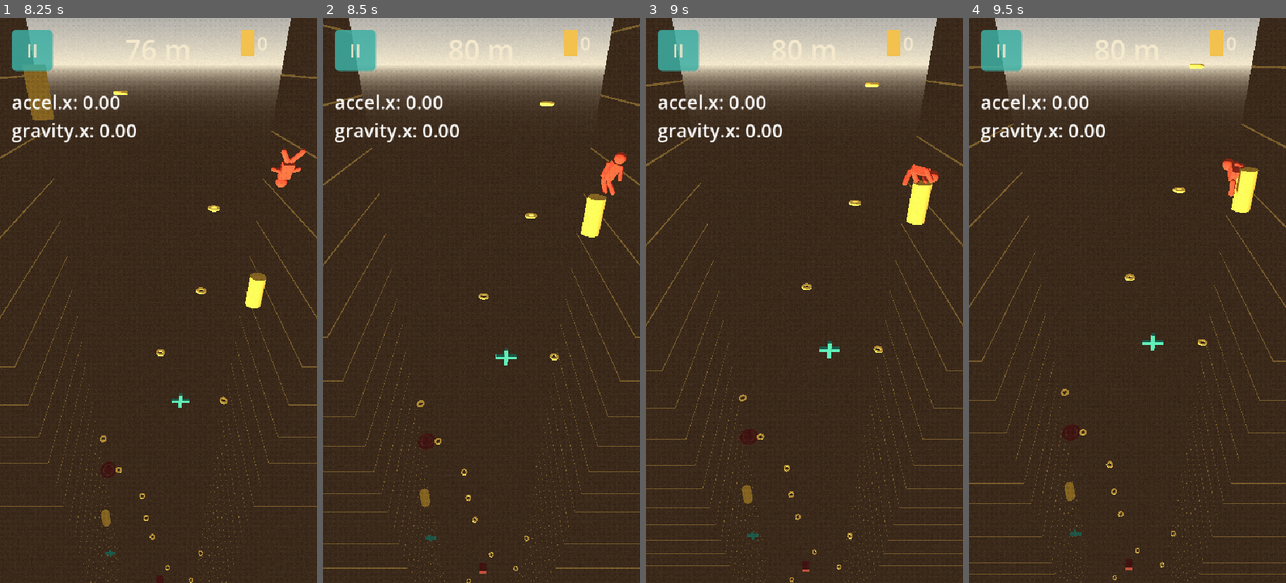
Above: before the commit, frames 1-4 (left to right).
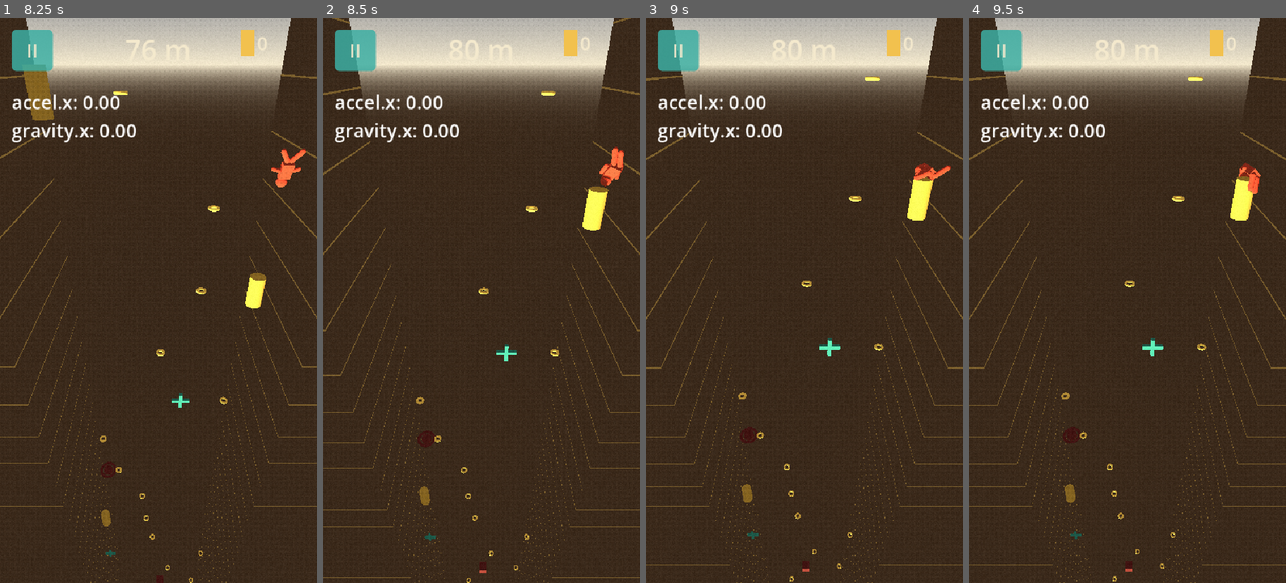
Above: after the commit, the same moments.

Repository: quvntvn/Hyperdive
Game: Godot game, scene res://scenes/game/main_game.tscn
Same seed, same stepped clock (60 frames per second), same inputs: the game is played once before the commit and once after it. This scene is started directly instead of the project's main scene.
Inputs (mouse positions are in pixels of both pictures, inside the frame that each line leads up to):
- Up to frame 1 (8.25 s): tap Enter at 0.5 s; move the mouse to (142, 413) at 0.52 s; hold D (move_right) 0.53-1.25 s; tap 1 at 0.6, 8.1 s; click (142, 413) at 0.67 s; drag from (253, 385) to (142, 413) at 1.27 s; move the mouse to (63, 215) at 2.02 s; hold A (move_left) 2.03-2.75 s; tap 3 at 2.1 s; drag from (174, 300) to (63, 215) at 2.77 s; move the mouse to (110, 159) at 3.52 s; hold S 3.53-4.25 s; tap 2 at 3.6 s; click "SANG" at 4.25 s; click "SKINS" at 5 s; click "THÈMES" at 5.75 s; click "FERMER" at 6.5 s; drag from (228, 272) to (110, 159) at 7.27 s; move the mouse to (95, 328) at 8.02 s; hold D (move_right) from 8.03 s (still down); click (95, 328) at 8.17 s
- Up to frame 2 (8.5 s): keep holding D (move_right)
- Up to frame 3 (9 s): release D (move_right) at 8.75 s; drag from (836, 176) to (741, 328) at 8.77 s
- Up to frame 4 (9.5 s): no input

Frame 1 is identical in both runs. In frame 2, 3.7% of the frame differs, in the area x 0-100%, y 0-100%; in frame 3, 3.5%; in frame 4, 3.7%, in the area x 0-100%, y 8-100%.

Commit message:
fix(ragdoll): le ragdoll de mort démarre dans l'orientation tête-en-bas du perso
Avant : rag.global_transform = player.global_transform (RigidBody upright, sans
rotation). Les RigidBody3D enfants spawaient droits puis basculaient.

Après : rag.position et rag.rotation assignés AVANT add_child.
Les RigidBody3D enfants héritent du transform du parent Node3D au premier frame
physique → ragdoll spawne directement à ~205° X (orientation Character), tête en bas.
global_rotation est utilisé (radians, sans scale 1.5 du Character).

Co-Authored-By: Claude Sonnet 4.6 <noreply@anthropic.com>

Diff:
--- a/hyperdive/scripts/player/player.gd
+++ b/hyperdive/scripts/player/player.gd
@@ -148,7 +148,6 @@
 	_trigger_ragdoll()
 
 func _trigger_ragdoll() -> void:
-	var death_xform := global_transform
 	var death_vel := linear_velocity
 	$Character.visible = false
 	$CollisionShape3D.disabled = true
@@ -158,8 +157,12 @@
 		_trail_node.emitting = false
 
 	var rag: Node3D = preload("res://scenes/player/ragdoll.tscn").instantiate()
+	# Position et rotation AVANT add_child : les RigidBody3D enfants calculent leur
+	# global_transform depuis ce transform au premier frame physique.
+	# global_rotation du Character = ~205° autour de X (tête en bas), sans le scale 1.5.
+	rag.position = global_position
+	rag.rotation = $Character.global_rotation
 	get_tree().current_scene.add_child(rag)
-	rag.global_transform = death_xform
 
 	var skin_col: Color = _base_skin_color
 	for part: Node in rag.get_children():
